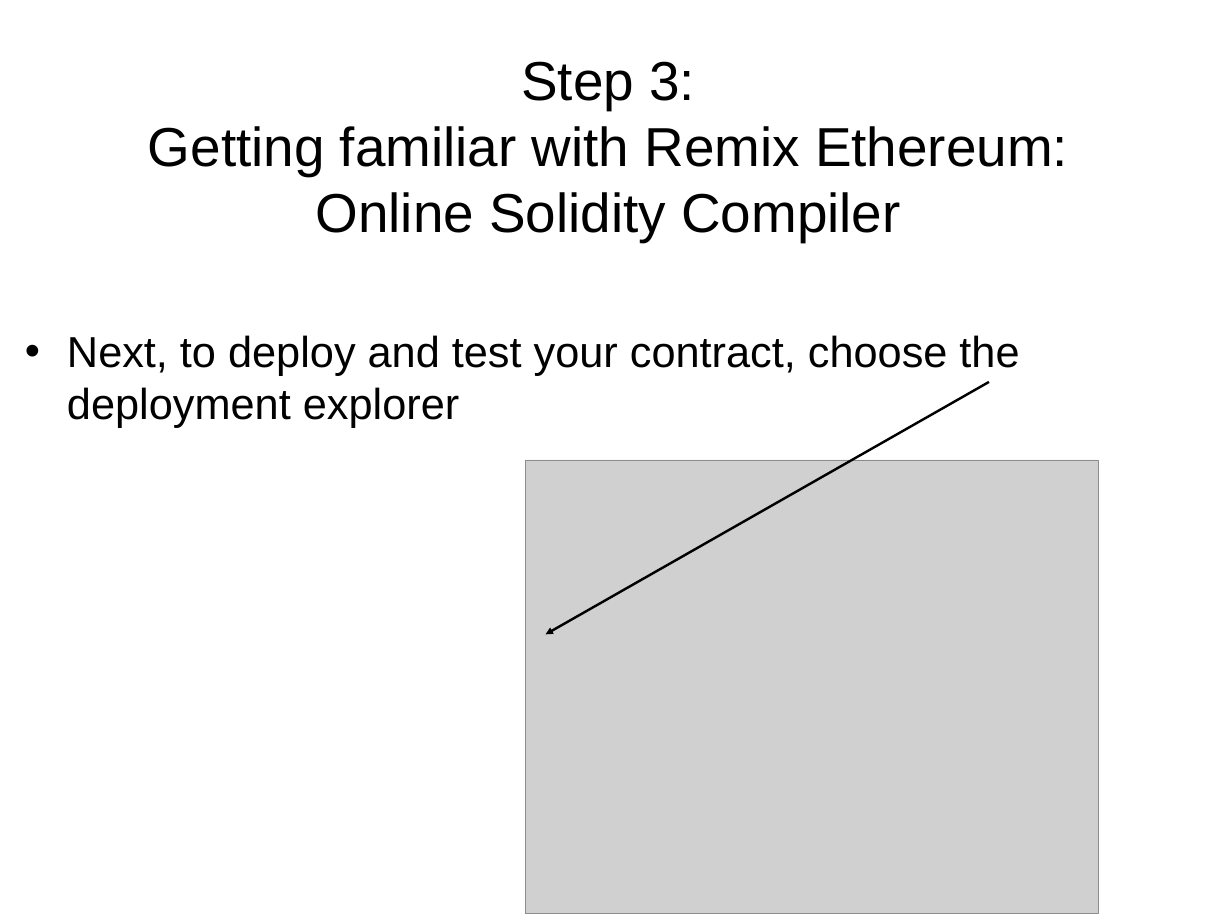
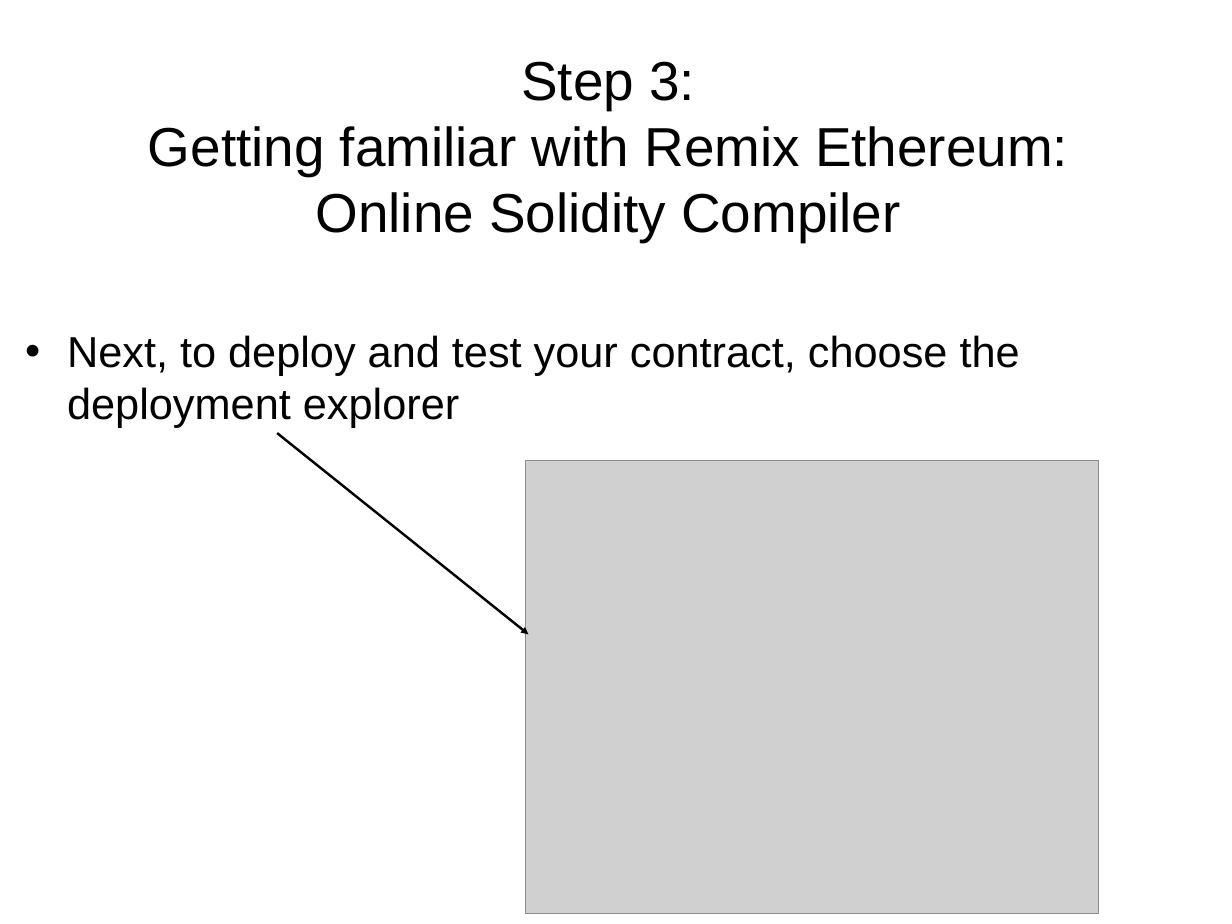
Before and after one commit to solegga/blockchaincourse, a slide deck: slide 14 of How_to_connect_to_university_of_edinburgh_private_blockchain.pptx. Drawn at 1232x924 pixels with LibreOffice and Linux fonts; fonts in the diff are those of the drawing; grey boxes stand for pictures. Boxes give left, top, right and bottom in pixels: in the first picture for what was removed or moved away, otherwise in the second. Text is boxed around its words. In the diff, an @@ line names an element or a change of style, - is before the commit and + after.

```diff
--- a/How_to_connect_to_university_of_edinburgh_private_blockchain.pptx
+++ b/How_to_connect_to_university_of_edinburgh_private_blockchain.pptx
@@ freeform shape removed at (546,382,989,634) @@
@@ freeform shape added at (277,433,528,634), outline #000000 2.01 pt @@
```
Also in this commit, not shown: 8 other slides changed, 1 other file.
